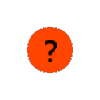
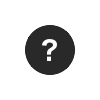
Before/after of a 100 x 100 layered artwork. What changed in the layer stack:
added layer "Pasted Layer" above "Background" over [41, 39, 57, 61]
painted on "Background" over [25, 25, 75, 75]
